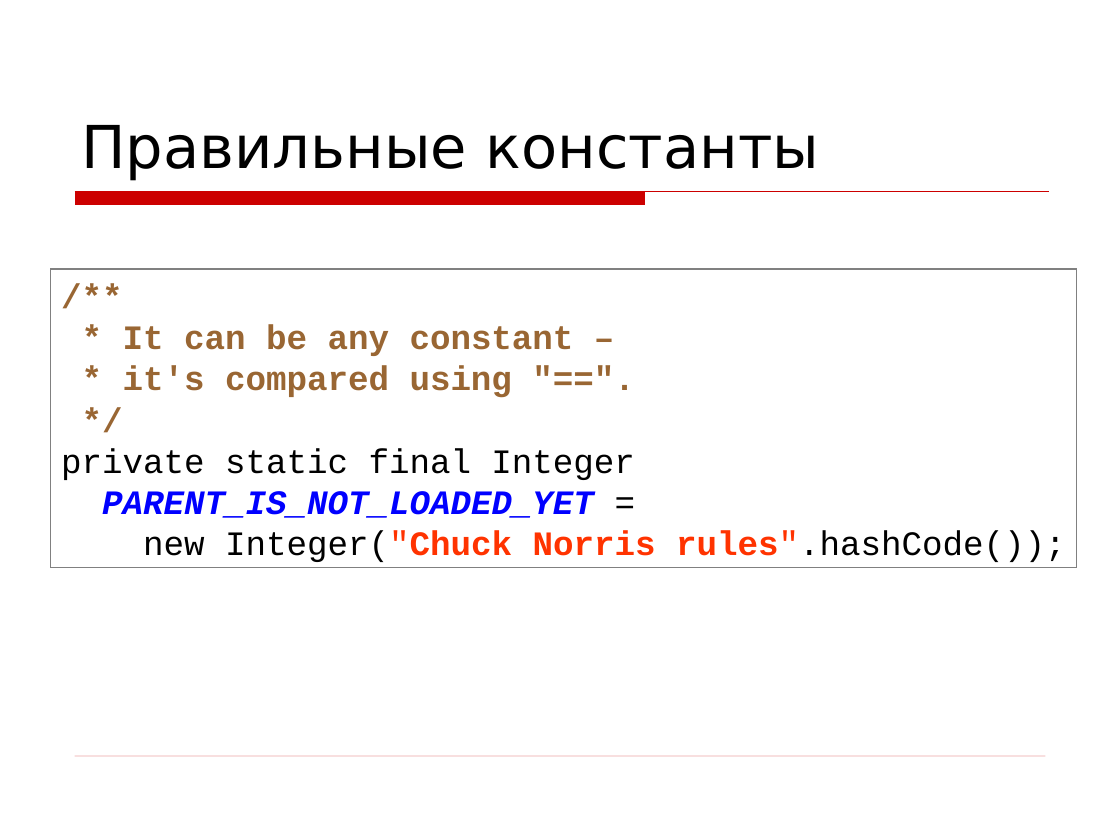
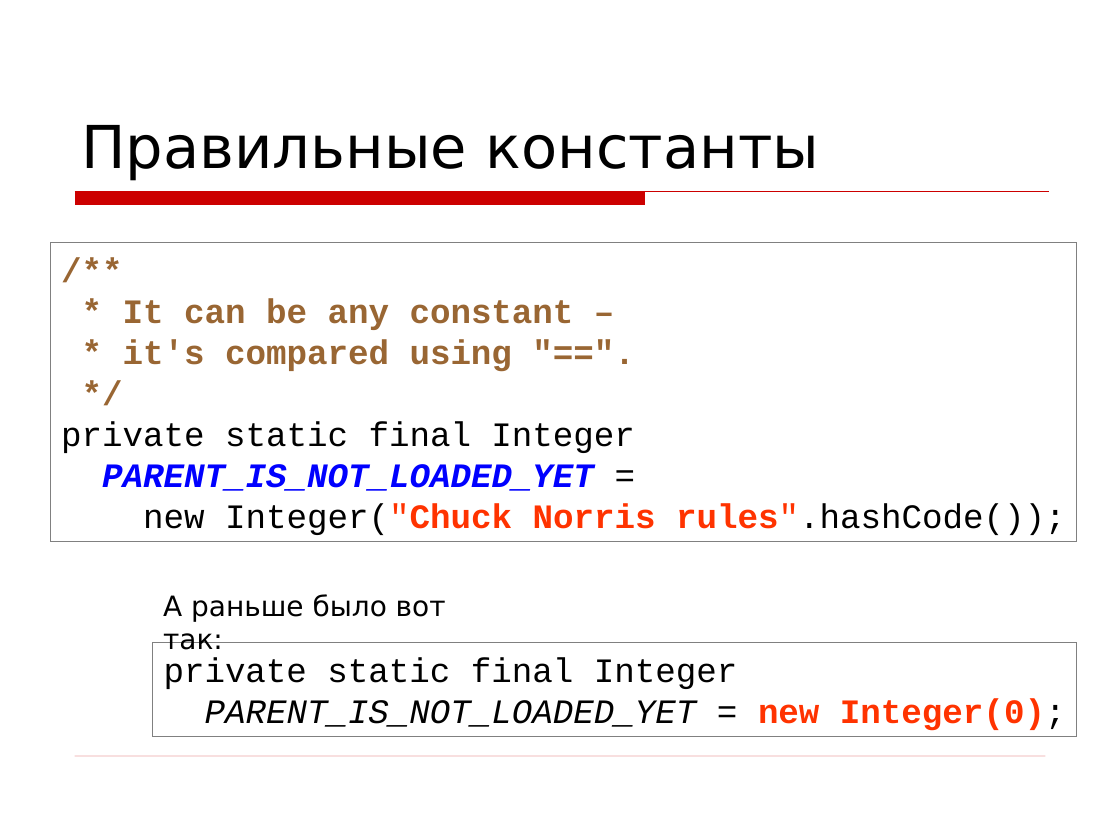
Before and after one commit to asolntsev/presentations, a slide deck: slide 40 of wtf-code/WTF_code.devclub.ru.ppt (slide 37 before the commit). Drawn at 1120x840 pixels with LibreOffice and Linux fonts; fonts in the diff are those of the drawing; background and template pictures are left out. Boxes give left, top, right and bottom in pixels: in the first picture for what was removed or moved away, otherwise in the second. Text is boxed around its words. In the diff, an @@ line names an element or a change of style, - is before the commit and + after.

```diff
--- a/wtf-code/WTF_code.devclub.ru.ppt
+++ b/wtf-code/WTF_code.devclub.ru.ppt
@@ rectangle "/**": place and size @@
-rectangle "/**" at box(50, 269, 1077, 568)
+rectangle "/**" at box(50, 243, 1077, 542)
@@ text added at box(163, 594, 446, 650), 18 pt, text #000000 @@
+А раньше было вот так:
@@ rectangle added at box(152, 643, 1076, 737), fill #FFFFFF, outline #808080 0.74 pt, 22 pt, text #000000 @@
+private static final Integer
+PARENT_IS_NOT_LOADED_YET = new Integer(0);
```
Also in this commit, not shown: 12 other slides changed, 5 slides added, 2 slides removed.
